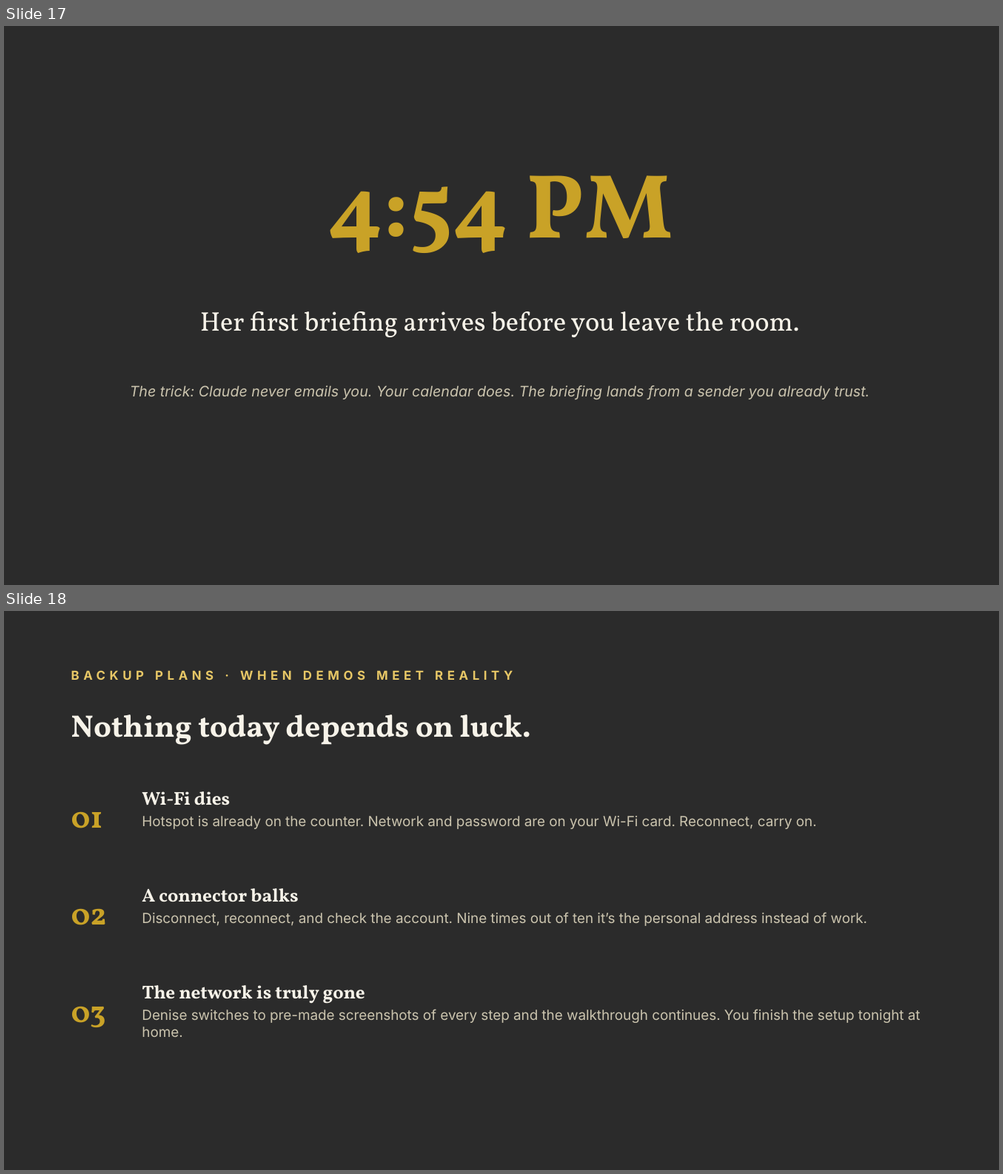
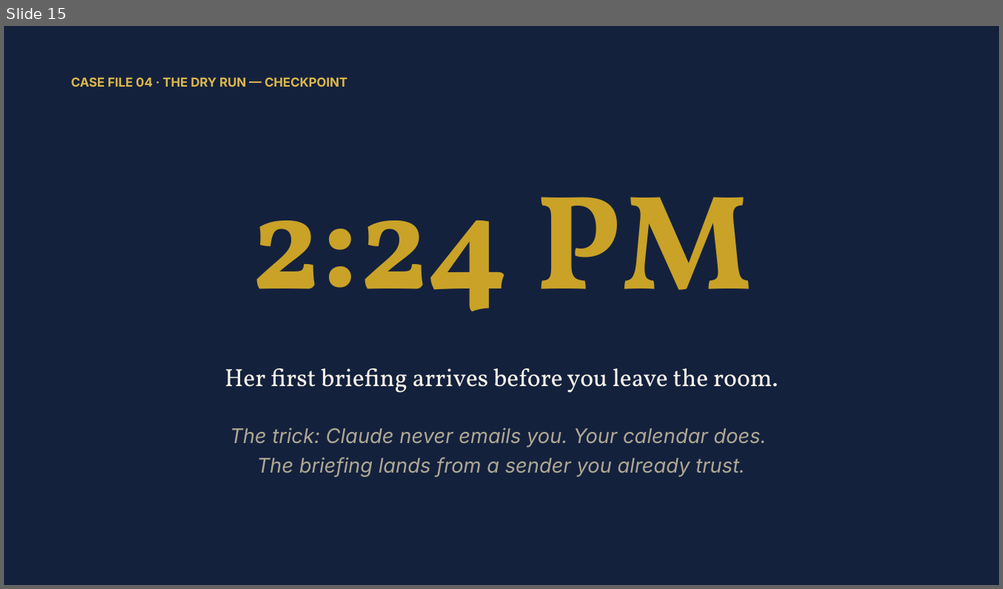
Before and after one commit to denisekgosnell/Donna, a slide deck: assets/build-your-own-donna.pptx. Shown one above the other, each under a label of ours: slides 17 and 18 before the commit, slide 15 after it. The pictures are 1003x1174 and 1003x589 pixels, drawn with LibreOffice and Linux fonts; fonts in the diff are those of the drawing; background and template pictures are left out; a plain dark background stands for a picture behind light text. Boxes give left, top, right and bottom in pixels: in the first picture for what was removed or moved away, otherwise in the second. Text is boxed around its words. In the diff, an @@ line names an element or a change of style, - is before the commit and + after.

```diff
--- a/assets/build-your-own-donna.pptx
+++ b/assets/build-your-own-donna.pptx
@@ slide 18 removed at <box>4,611,999,1170</box>, background picture (left out) @@
@@ text removed at <box>71,670,512,680</box> @@
-BACKUP PLANS · WHEN DEMOS MEET REALITY
@@ text removed at <box>71,715,531,745</box> @@
-Nothing today depends on luck.
@@ text removed at <box>142,792,817,829</box> @@
-Wi-Fi dies
-Hotspot is already on the counter. Network and password are on your Wi-Fi card. Reconnect, carry on.
@@ text removed at <box>71,812,103,829</box> @@
-01
@@ text removed at <box>142,889,867,926</box> @@
-A connector balks
-Disconnect, reconnect, and check the account. Nine times out of ten it’s the personal address instead of work.
@@ text removed at <box>71,909,107,925</box> @@
-02
@@ text removed at <box>142,985,920,1037</box> @@
-The network is truly gone
-Denise switches to pre-made screenshots of every step and the walkthrough continues. You finish the setup tonight at home.
@@ text removed at <box>71,1007,106,1028</box> @@
-03
@@ what was slide 17 is now slide 15 @@
@@ slide 15 changed as well @@
@@ background picture (left out) to #14213D @@
@@ text added at <box>71,77,347,87</box>, 12 pt, text #DDB94A, bold @@
+CASE FILE 04 · THE DRY RUN — CHECKPOINT
@@ text at <box>250,197,752,312</box>: text changed; size 88 to 130 pt @@
-4:54 PM
+2:24 PM
@@ text "Her first briefing arrives before ...": place and size @@
-text "Her first briefing arrives before ..." at <box>200,312,800,338</box>
+text "Her first briefing arrives before ..." at <box>225,369,777,393</box>
@@ text "Her first briefing arrives before ..." at <box>225,369,777,393</box>: size 26 to 24 pt @@
@@ text at <box>230,428,766,477</box>: text changed; size 14 to 19.5 pt; text colour #CBC4AE to #AFA893 @@
-The trick: Claude never emails you. Your calendar does. The briefing lands from a sender you already trust.
+The trick: Claude never emails you. Your calendar does.
+The briefing lands from a sender you already trust.
```
Also in this commit, not shown: 12 other slides changed, 3 slides added, 7 other slides removed, 5 other files.
